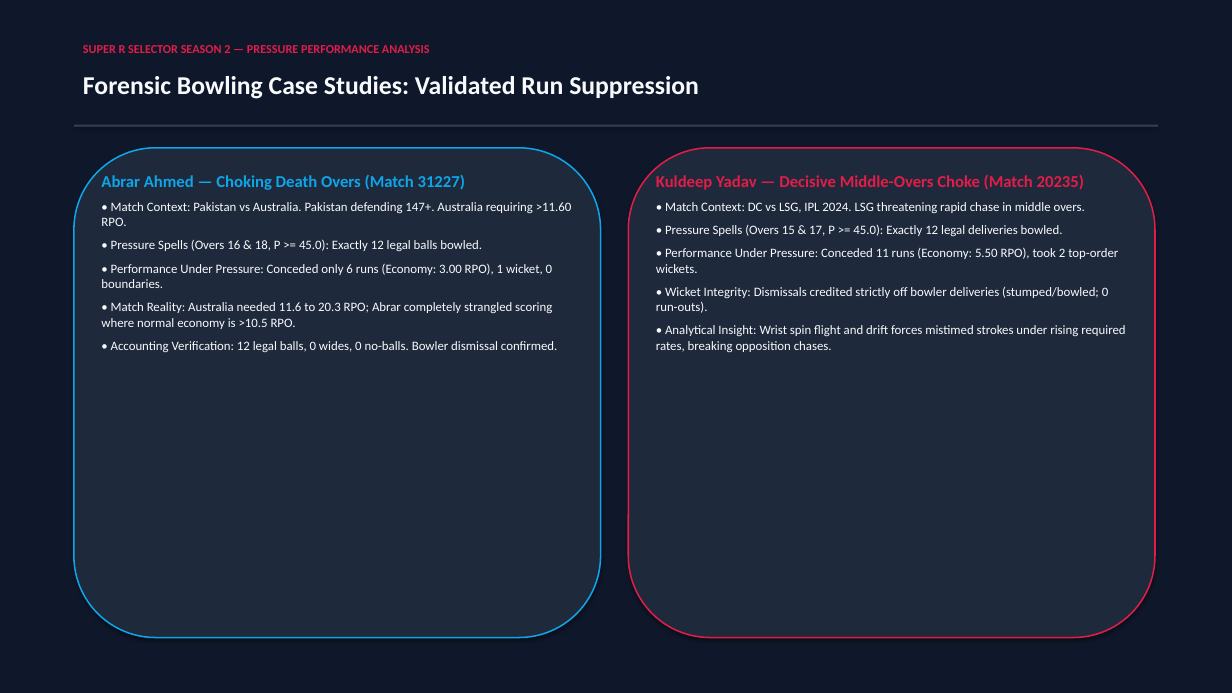
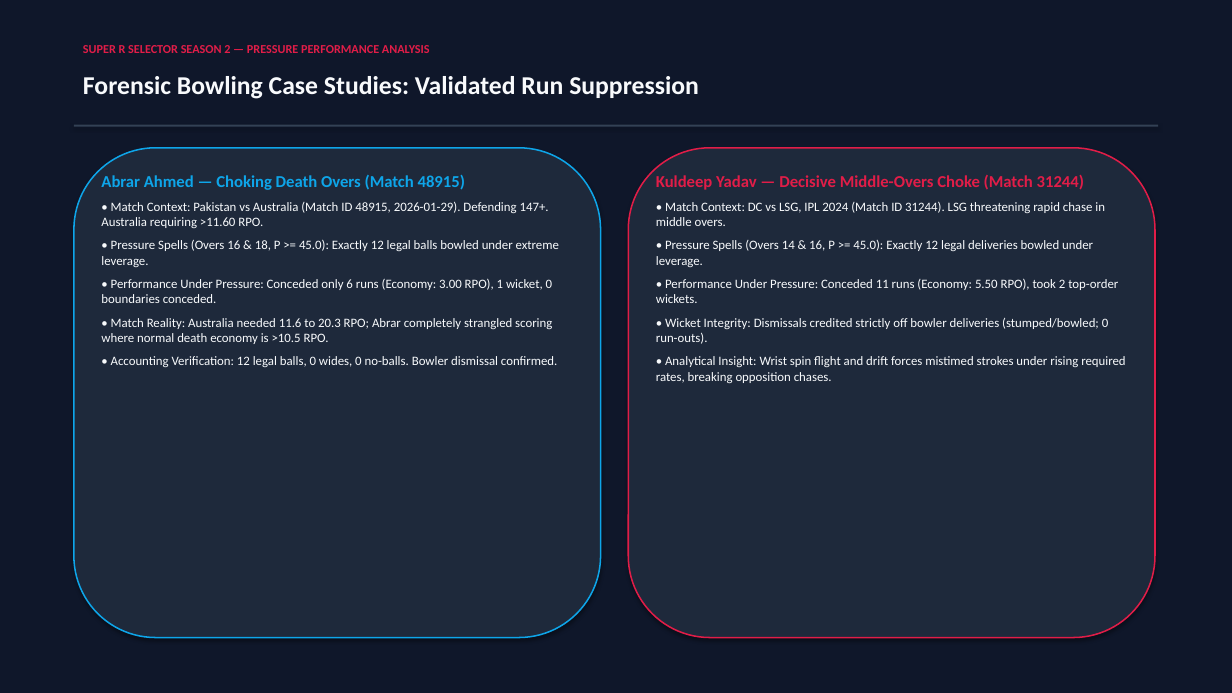
Before and after one commit to siddu2099/rr_hackathon, a slide deck: slide 9 of SupeRR_Selector_Season2_Final.pptx. Drawn at 1232x693 pixels with LibreOffice and Linux fonts; fonts in the diff are those of the drawing. Boxes give left, top, right and bottom in pixels: in the first picture for what was removed or moved away, otherwise in the second. Text is boxed around its words. In the diff, an @@ line names an element or a change of style, - is before the commit and + after.

Commit message:
fix: reconcile match IDs, delivery-level case study accounting, and add dashboard links to presentation

```diff
--- a/SupeRR_Selector_Season2_Final.pptx
+++ b/SupeRR_Selector_Season2_Final.pptx
@@ text at bbox=[101, 175, 559, 344]: text changed @@
-Abrar Ahmed — Choking Death Overs (Match 31227)
-• Match Context: Pakistan vs Australia. Pakistan defending 147+. Australia requiring >11.60 RPO.
-• Pressure Spells (Overs 16 & 18, P >= 45.0): Exactly 12 legal balls bowled.
-• Performance Under Pressure: Conceded only 6 runs (Economy: 3.00 RPO), 1 wicket, 0 boundaries.
-• Match Reality: Australia needed 11.6 to 20.3 RPO; Abrar completely strangled scoring where normal economy is >10.5 RPO.
+Abrar Ahmed — Choking Death Overs (Match 48915)
+• Match Context: Pakistan vs Australia (Match ID 48915, 2026-01-29). Defending 147+. Australia requiring >11.60 RPO.
+• Pressure Spells (Overs 16 & 18, P >= 45.0): Exactly 12 legal balls bowled under extreme leverage.
+• Performance Under Pressure: Conceded only 6 runs (Economy: 3.00 RPO), 1 wicket, 0 boundaries conceded.
+• Match Reality: Australia needed 11.6 to 20.3 RPO; Abrar completely strangled scoring where normal death economy is >10.5 RPO.
@@ text at bbox=[656, 175, 1105, 267]: text changed @@
-Kuldeep Yadav — Decisive Middle-Overs Choke (Match 20235)
-• Match Context: DC vs LSG, IPL 2024. LSG threatening rapid chase in middle overs.
-• Pressure Spells (Overs 15 & 17, P >= 45.0): Exactly 12 legal deliveries bowled.
+Kuldeep Yadav — Decisive Middle-Overs Choke (Match 31244)
+• Match Context: DC vs LSG, IPL 2024 (Match ID 31244). LSG threatening rapid chase in middle overs.
+• Pressure Spells (Overs 14 & 16, P >= 45.0): Exactly 12 legal deliveries bowled under leverage.
```
Also in this commit, not shown: 4 other slides changed, 1 other file.
